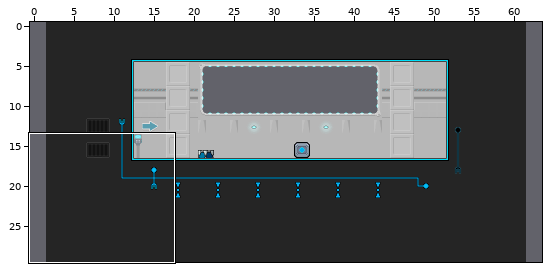
A Tiled map gets an edit: map-src/NoobParadise_1.tmx. The first picture is a wide view before the edit; the outline marks the close-up.
Close-up. Earlier state:
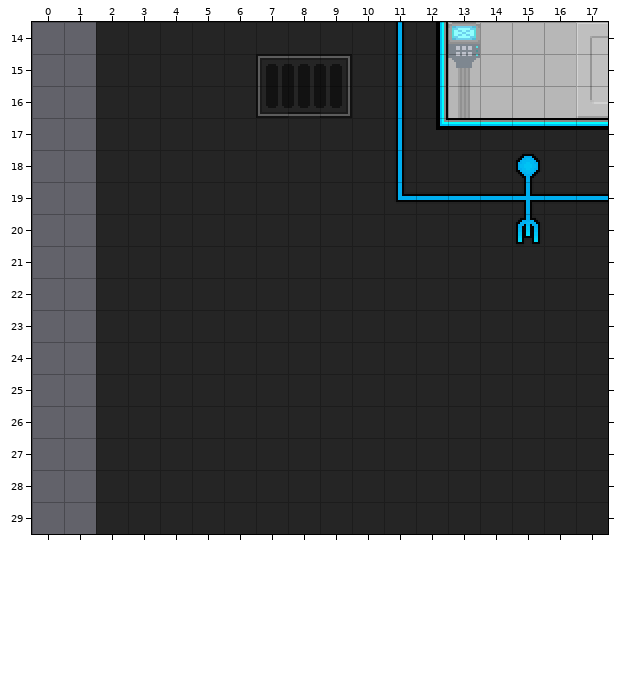
Cells are 16x16 px. Shown: x 0..17, y 14..29. The commit also changed other parts of the map, which this record leaves out. The old version is drawn lined up with the new one.
After:
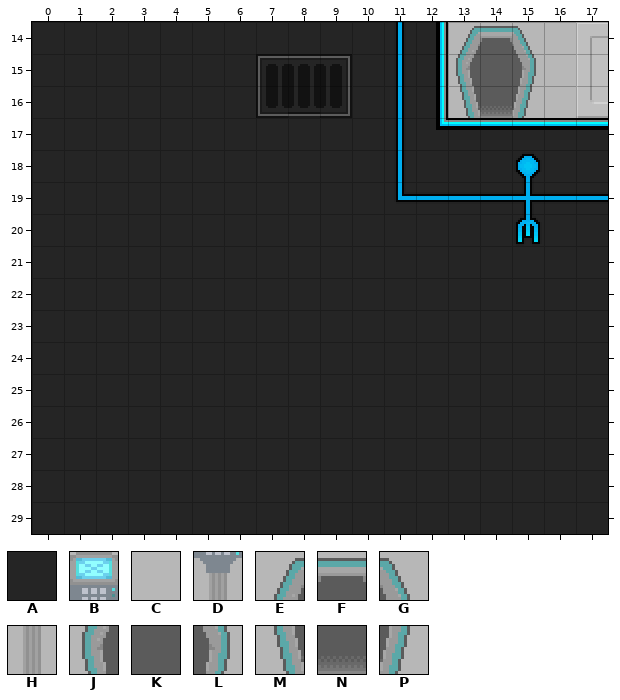
Key: from "main": A 8, B 277, C 278, D 302, E 320, F 321, G 322, H 327, J 345, K 346, L 347, M 370, N 371, P 372.
_ is an empty cell, . an unchanged one.
Difference:
map size 60x30 -> 64x30 cells (old content now starts at 2,0; both pictures use the new coordinates)
--- layer "Tile Layer 1"
@@ x 0..15 @@
-14 __...........BCC
-15 __...........DCC
-16 __...........HCC
-17 __..............
-18 __..............
-19 __..............
-20 __..............
-21 __..............
-22 __..............
-23 __..............
-24 __..............
-25 __..............
-26 __..............
-27 __..............
-28 __..............
-29 __..............
+14 AA...........EFG
+15 AA...........JKL
+16 AA...........MNP
+17 AA..............
+18 AA..............
+19 AA..............
+20 AA..............
+21 AA..............
+22 AA..............
+23 AA..............
+24 AA..............
+25 AA..............
+26 AA..............
+27 AA..............
+28 AA..............
+29 AA..............
Pixel boxes of the changes (left, top, right, bottom) in both close-ups:
added: (32, 22, 96, 534)
changed: (448, 22, 536, 118)
